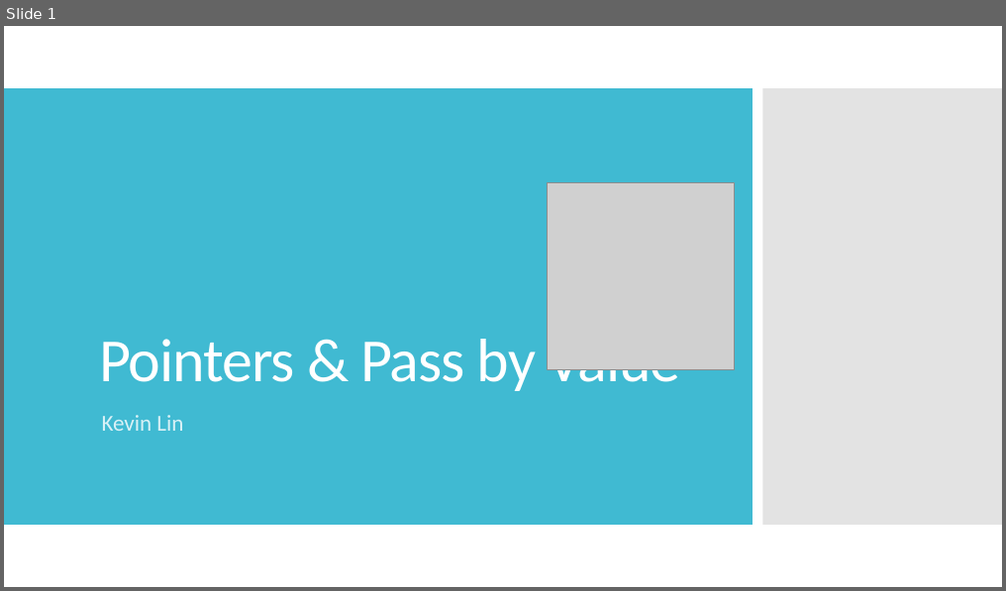
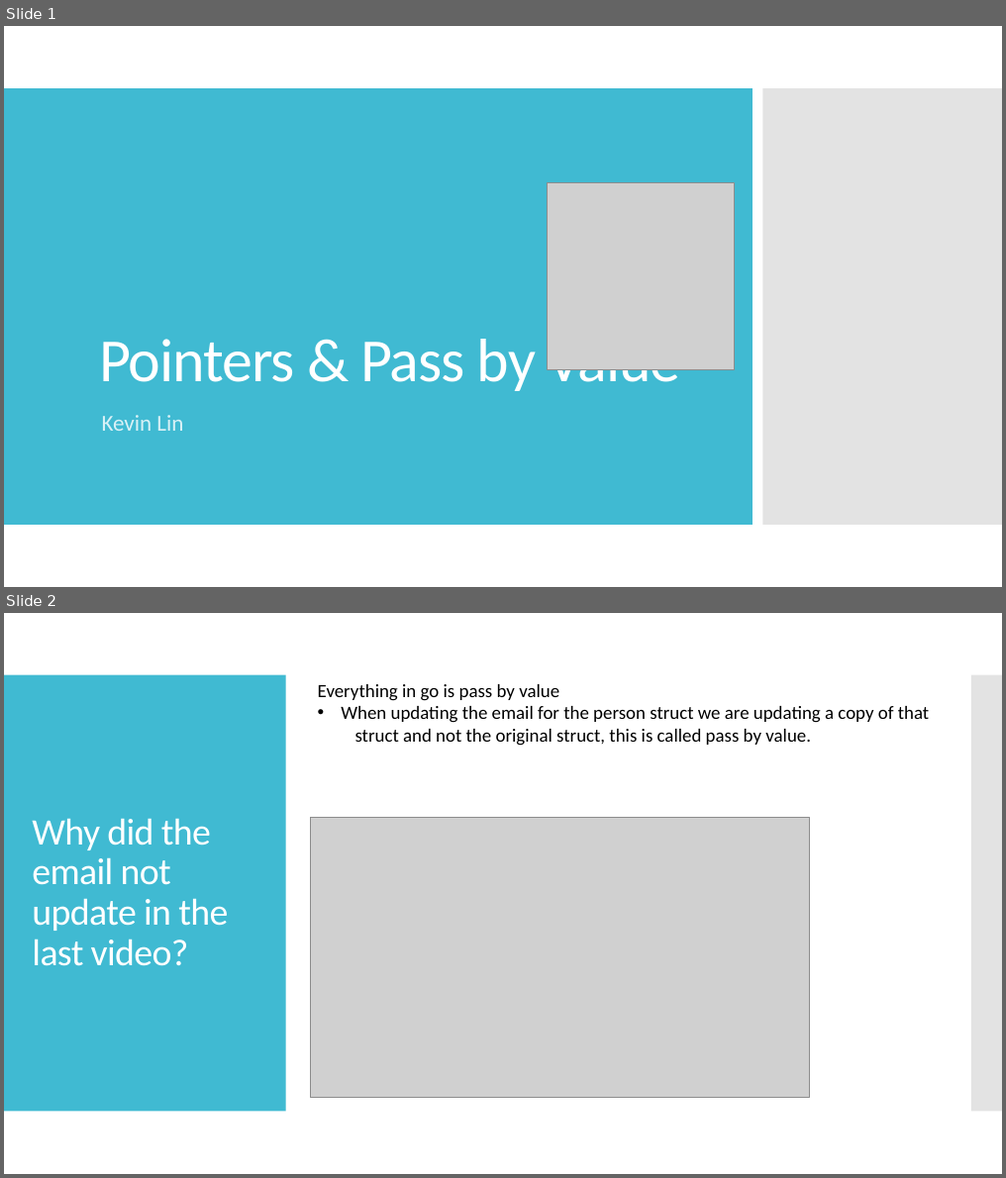
Before and after one commit to kevinlin47/Learn_Go, a slide deck: pointers/Pointers & Pass by Value.pptx. Shown one above the other, each under a label of ours: slide 1 before the commit, slides 1 and 2 after it. The pictures are 1006x591 and 1006x1178 pixels, drawn with LibreOffice and Linux fonts; fonts in the diff are those of the drawing; grey boxes stand for pictures. Boxes give left, top, right and bottom in pixels: in the first picture for what was removed or moved away, otherwise in the second. Text is boxed around its words. In the diff, an @@ line names an element or a change of style, - is before the commit and + after.

Commit message:
Add pass by value vs pass by reference slide

```diff
--- a/pointers/Pointers & Pass by Value.pptx
+++ b/pointers/Pointers & Pass by Value.pptx
@@ slide 2 added at <box>4,613,1002,1174</box>, background #FFFFFF @@
@@ rectangle added at <box>4,675,286,1112</box>, fill #40BAD2 @@
@@ text added at <box>318,684,929,746</box>, 18 pt, text #000000 @@
+Everything in go is pass by value
+• When updating the email for the person struct we are updating a copy of that
+struct and not the original struct, this is called pass by value.
@@ rectangle added at <box>971,675,1002,1112</box>, fill #C8C8C8 at 50% opacity @@
@@ title added at <box>32,818,228,966</box>, 36 pt, text #FFFFFF @@
+Why did the email not update in the last video?
@@ picture added at <box>310,817,810,1098</box> @@
```
